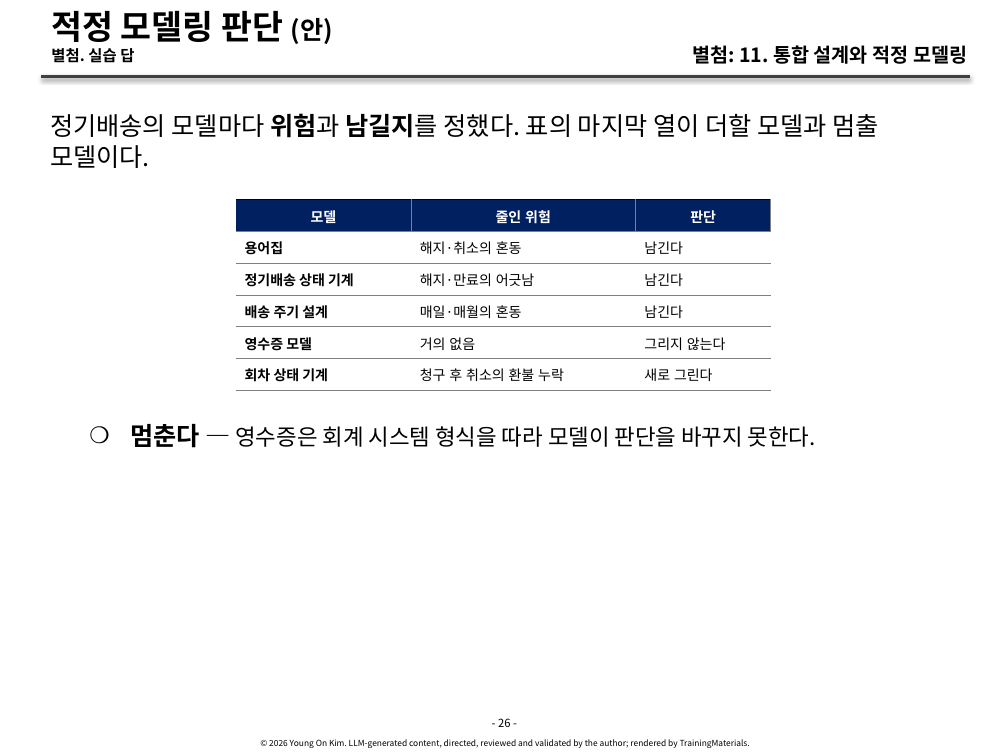
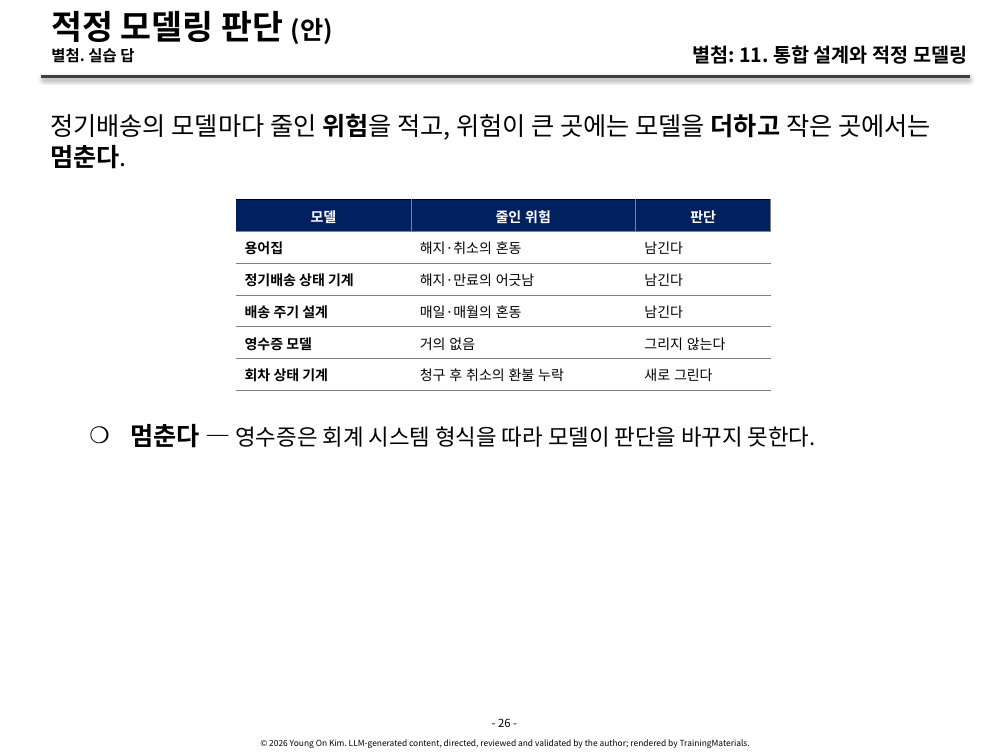
Before and after one commit to YoungSan77/TrainingMaterials, a slide deck: slide 26 of courses/ooad/sessions/s11.pptx. Drawn at 1008x756 pixels with LibreOffice and Linux fonts; fonts in the diff are those of the drawing. Boxes give left, top, right and bottom in pixels: in the first picture for what was removed or moved away, otherwise in the second. Text is boxed around its words. In the diff, an @@ line names an element or a change of style, - is before the commit and + after.

```diff
--- a/courses/ooad/sessions/s11.pptx
+++ b/courses/ooad/sessions/s11.pptx
@@ text at (50,113,931,169): text changed @@
-정기배송의 모델마다 위험과 남길지를 정했다. 표의 마지막 열이 더할 모델과 멈출 모델이다.
+정기배송의 모델마다 줄인 위험을 적고, 위험이 큰 곳에는 모델을 더하고 작은 곳에서는 멈춘다.
```
Also in this commit, not shown: 1 other slide changed, 9 other files.
